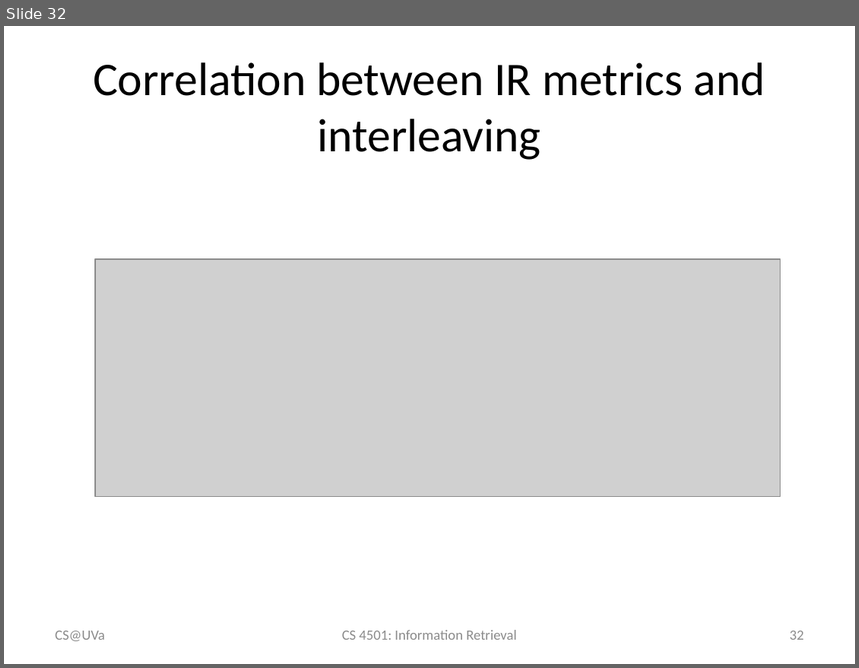
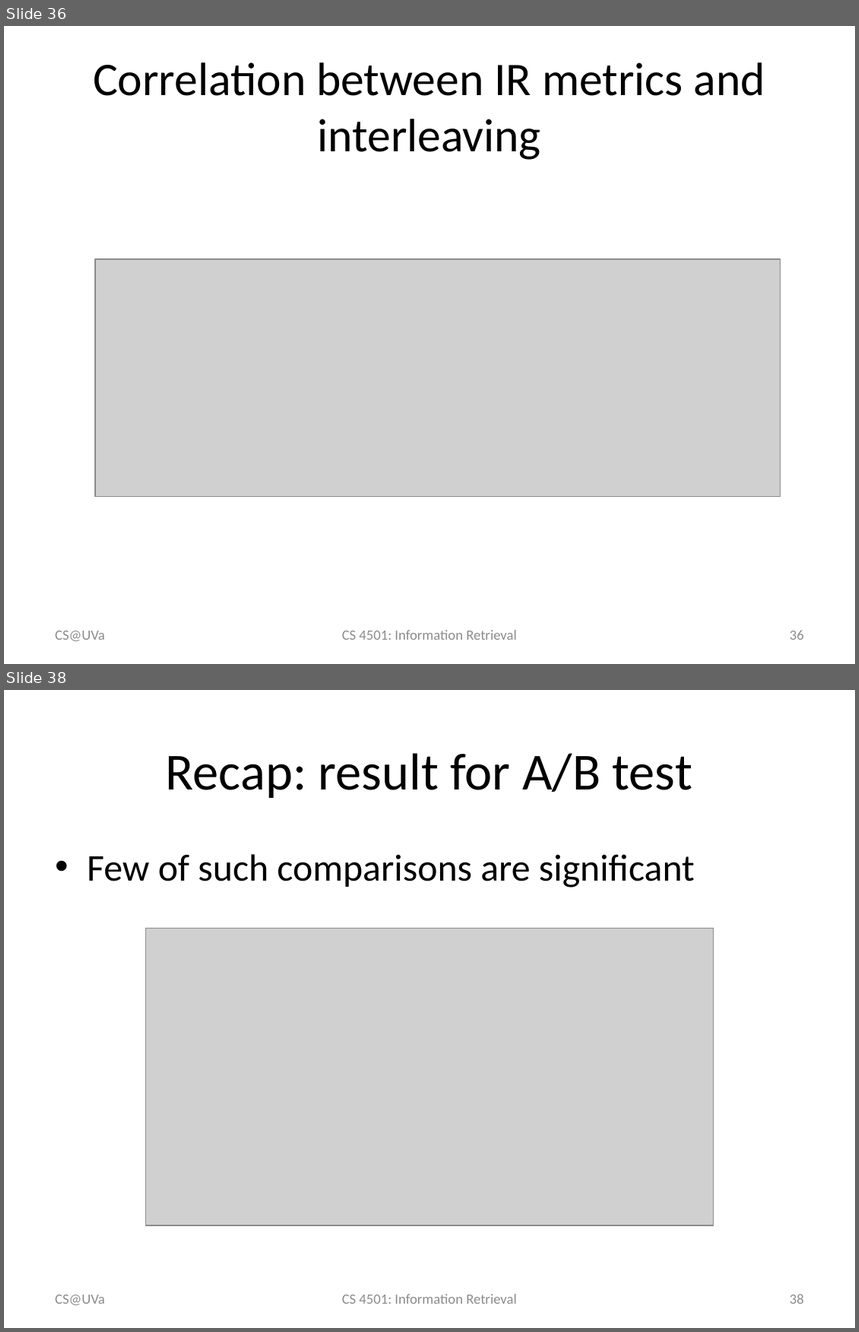
Before and after one commit to wang296/IR2015, a slide deck: docs/Modern Retrieval Evaluations.pptx. Shown one above the other, each under a label of ours: slide 32 before the commit, slides 36 and 38 after it; the slides between them are not shown. The pictures are 859x668 and 859x1332 pixels, drawn with LibreOffice and Linux fonts; fonts in the diff are those of the drawing; grey boxes stand for pictures. Boxes give left, top, right and bottom in pixels: in the first picture for what was removed or moved away, otherwise in the second. Text is boxed around its words. In the diff, an @@ line names an element or a change of style, - is before the commit and + after.

```diff
--- a/docs/Modern Retrieval Evaluations.pptx
+++ b/docs/Modern Retrieval Evaluations.pptx
@@ slide 38 added at bbox=[4, 690, 855, 1328], background #FFFFFF @@
@@ title added at bbox=[166, 753, 693, 798], 44 pt, text #000000 @@
+Recap: result for A/B test
@@ text added at bbox=[87, 854, 695, 888], 32 pt, text #000000 @@
+• Few of such comparisons are significant
@@ picture added at bbox=[145, 929, 714, 1227] @@
@@ text added at bbox=[55, 1295, 105, 1306], 12 pt, text #8C8C8C @@
+CS@UVa
@@ text added at bbox=[342, 1294, 516, 1304], 12 pt, text #8C8C8C @@
+CS 4501: Information Retrieval
@@ page number added at bbox=[790, 1294, 804, 1304], 12 pt, text #8C8C8C @@
+38
@@ what was slide 32 is now slide 36 @@
@@ page number at bbox=[790, 630, 804, 640]: text changed @@
-32
+36
```
Also in this commit, not shown: 2 slides changed, 9 other slides added, 7 other files.
